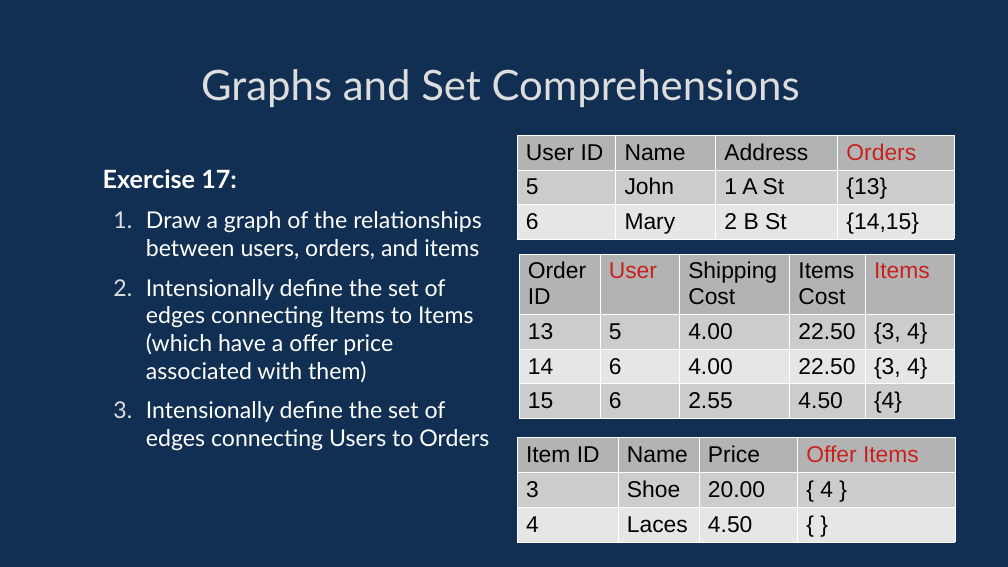
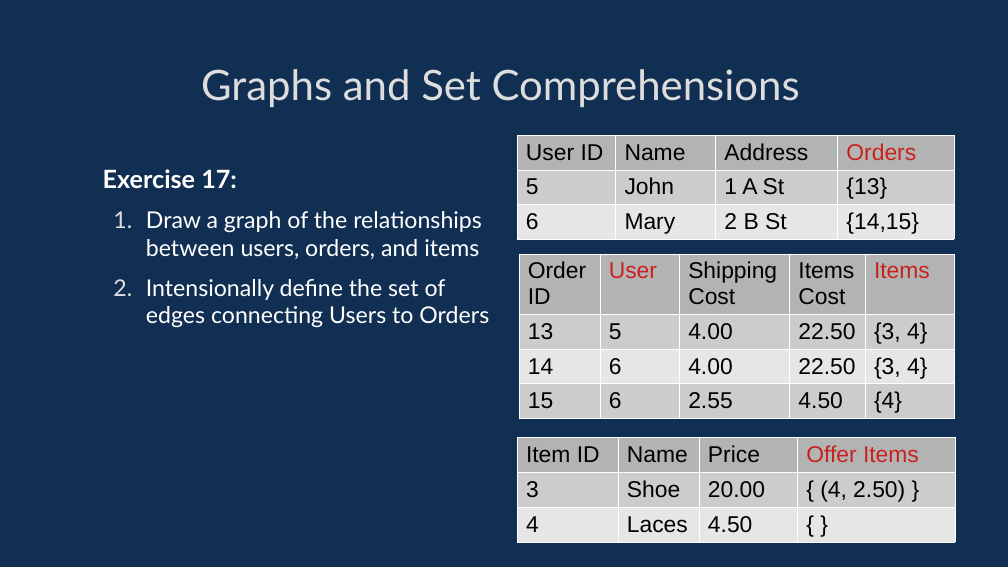
Before and after one commit to davidgundry/maths22-23, a slide deck: slide 65 of slides/maths-9-graph-theory.odp (slide 66 before the commit). Drawn at 1008x567 pixels with LibreOffice and Linux fonts; fonts in the diff are those of the drawing. Boxes give left, top, right and bottom in pixels: in the first picture for what was removed or moved away, otherwise in the second. Text is boxed around its words. In the diff, an @@ line names an element or a change of style, - is before the commit and + after.

```diff
--- a/slides/maths-9-graph-theory.odp
+++ b/slides/maths-9-graph-theory.odp
@@ text at box(146, 279, 474, 382): paragraph removed @@
-  2. Intensionally define the set of edges connecting Items to Items (which have a offer price associated with them)
@@ table at box(517, 437, 955, 542) @@
-row 2, column 4: { 4 }
+row 2, column 4: { (4, 2.50) }
```
Also in this commit, not shown: 2 other slides changed, 1 slide removed, 19 other files.
